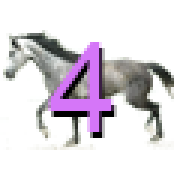
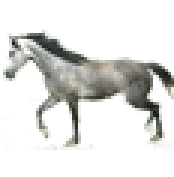
The second 174 × 177 image is a revision of the first. Changes to its layers:
hid "Label" over bbox(48, 42, 114, 132)
hid "Label Shadow" over bbox(51, 48, 117, 138)
